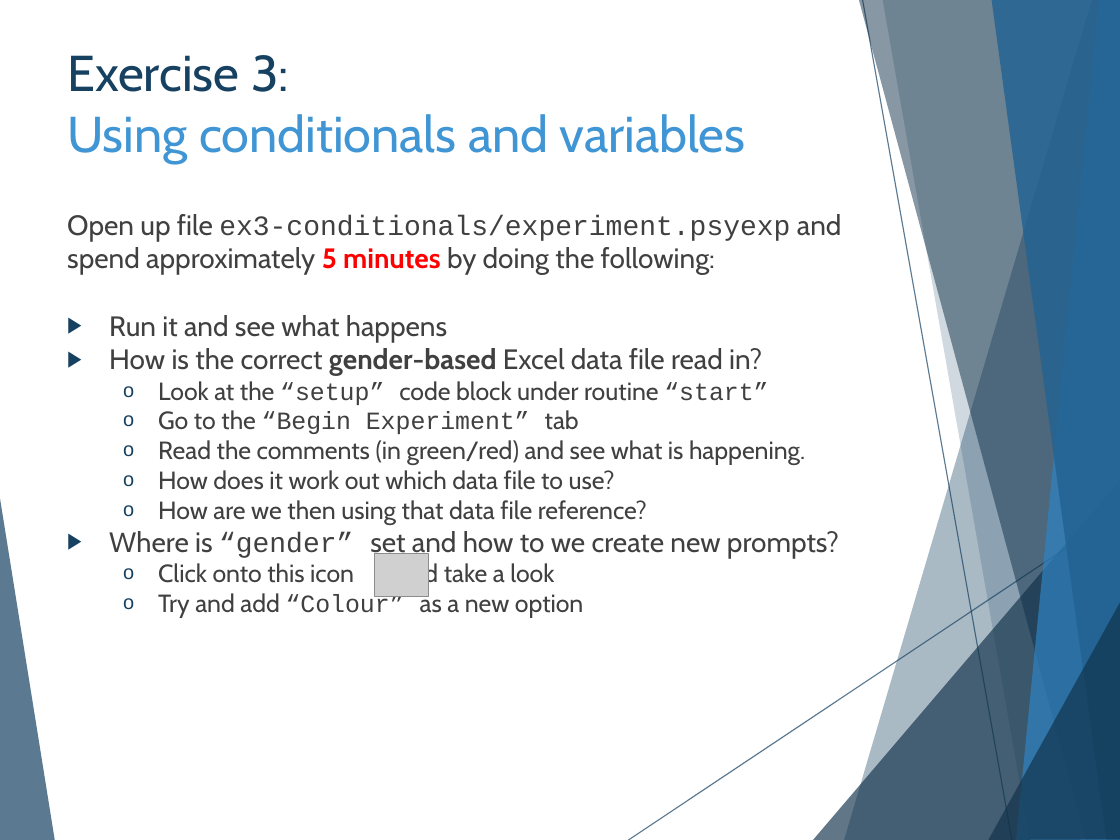
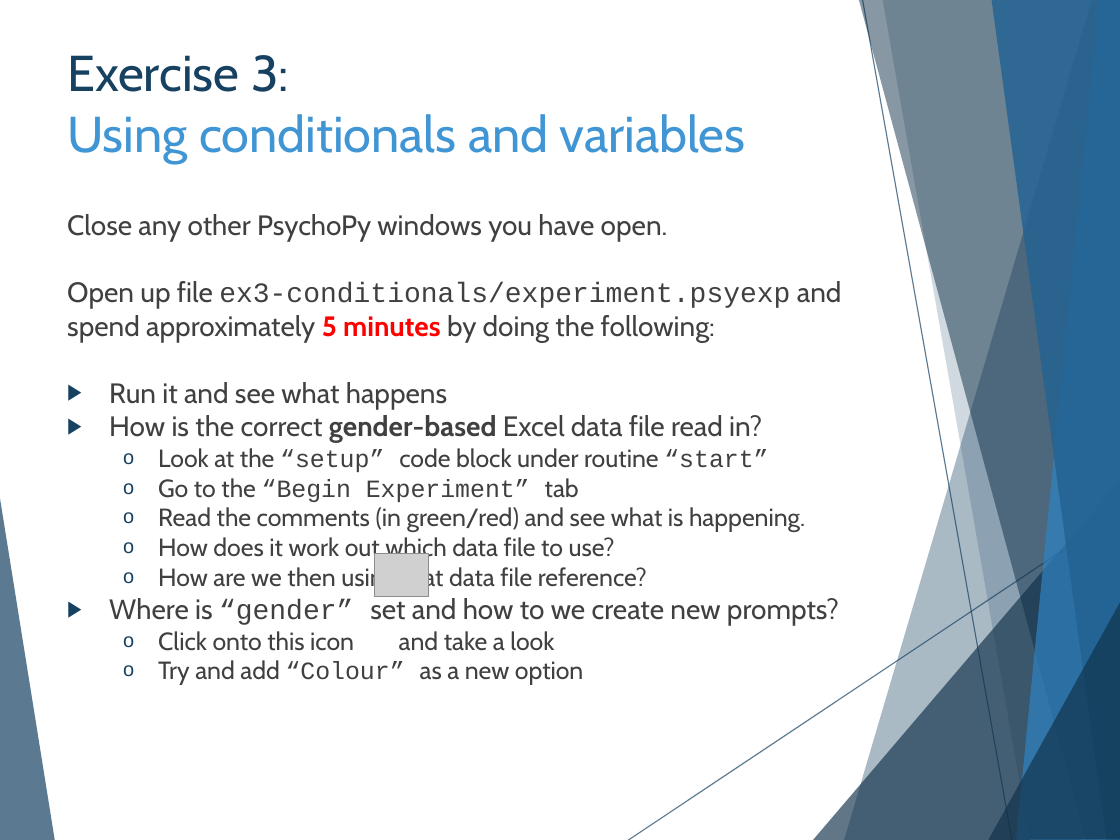
Before and after one commit to hlmpsy/psychopy_training, a slide deck: slide 14 of PsychoPy-Part2/PsychoPy-part2.pptx. Drawn at 1120x840 pixels with LibreOffice and Linux fonts; fonts in the diff are those of the drawing; grey boxes stand for pictures. Boxes give left, top, right and bottom in pixels: in the first picture for what was removed or moved away, otherwise in the second. Text is boxed around its words. In the diff, an @@ line names an element or a change of style, - is before the commit and + after.

```diff
--- a/PsychoPy-Part2/PsychoPy-part2.pptx
+++ b/PsychoPy-Part2/PsychoPy-part2.pptx
@@ text at <box>67,214,668,241</box>: paragraph added @@
+Close any other PsychoPy windows you have open.
```
Also in this commit, not shown: 7 other slides changed, 39 other files.
